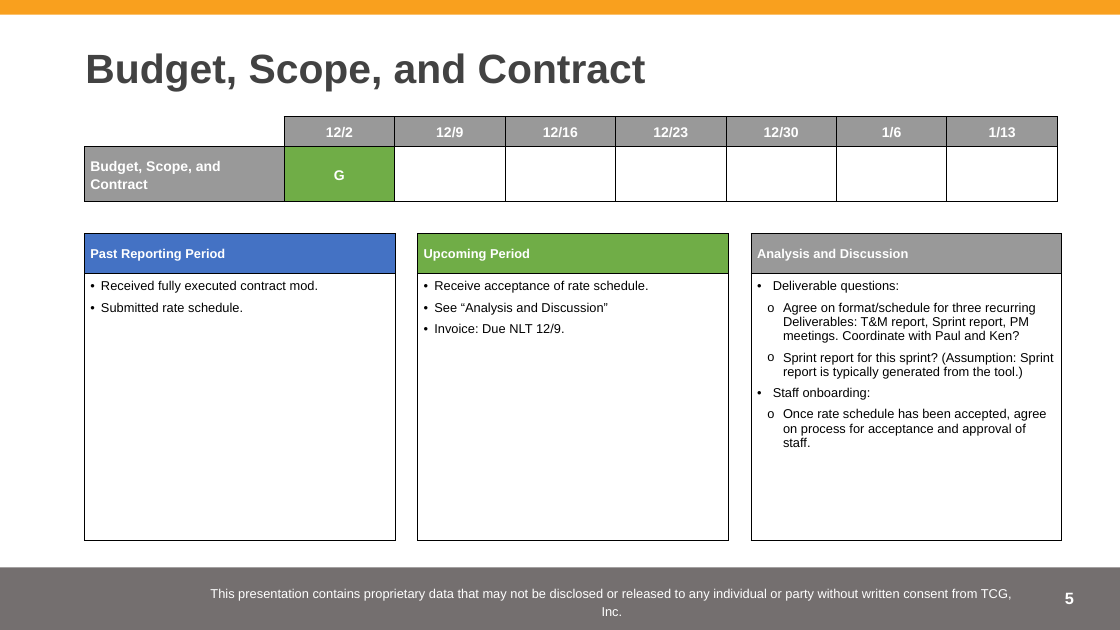
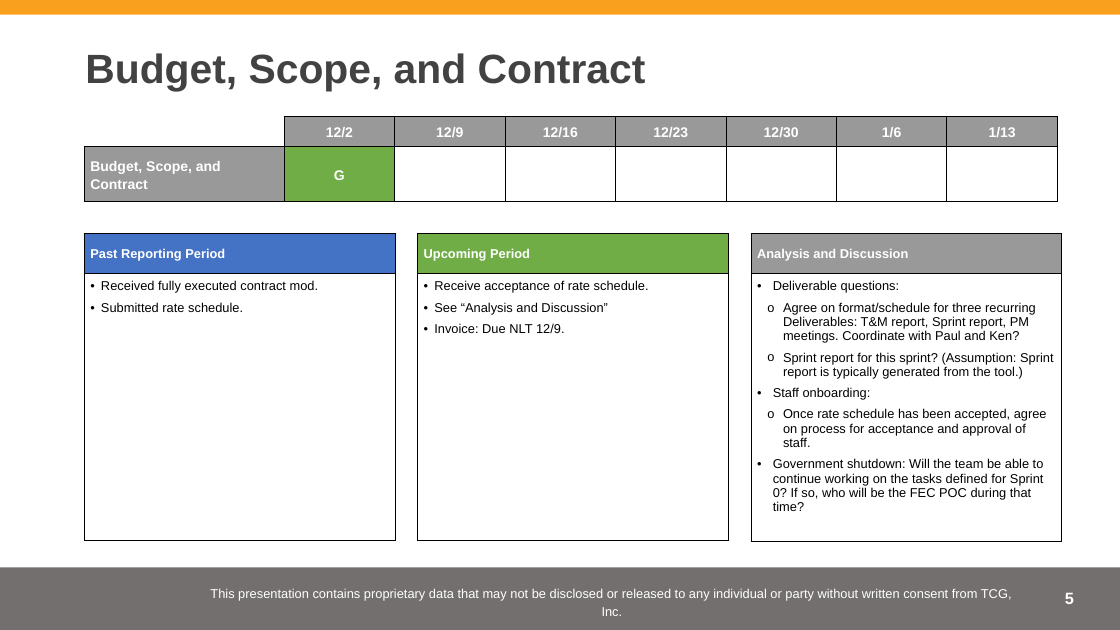
Before and after one commit to fecgov/fecfile-project-management, a slide deck: slide 5 of MeetingNotes/2021-12-02 FEC - FECFile Online - Weekly Check-in.pptx. Drawn at 1120x630 pixels with LibreOffice and Linux fonts; fonts in the diff are those of the drawing; background and template pictures are left out. Boxes give left, top, right and bottom in pixels: in the first picture for what was removed or moved away, otherwise in the second. Text is boxed around its words. In the diff, an @@ line names an element or a change of style, - is before the commit and + after.

```diff
--- a/MeetingNotes/2021-12-02 FEC - FECFile Online - Weekly Check-in.pptx
+++ b/MeetingNotes/2021-12-02 FEC - FECFile Online - Weekly Check-in.pptx
@@ table at [751,234,1062,558] @@
-row 2, column 1: Deliverable questions: / Agree on format/schedule for three recurring Deliverables: T&M report, Sprint report, PM meetings. Coordinate with Paul and Ken? / Sprint report for this sprint? (Assumption: Sprint report is typically generated from the tool.) / Staff onboarding: / Once rate schedule has been accepted, agree on process for acceptance and approval of staff.
+row 2, column 1: Deliverable questions: / Agree on format/schedule for three recurring Deliverables: T&M report, Sprint report, PM meetings. Coordinate with Paul and Ken? / Sprint report for this sprint? (Assumption: Sprint report is typically generated from the tool.) / Staff onboarding: / Once rate schedule has been accepted, agree on process for acceptance and approval of staff. / Government shutdown: Will the team be able to continue working on the tasks defined for Sprint 0? If so, who will be the FEC POC during that time?
```
